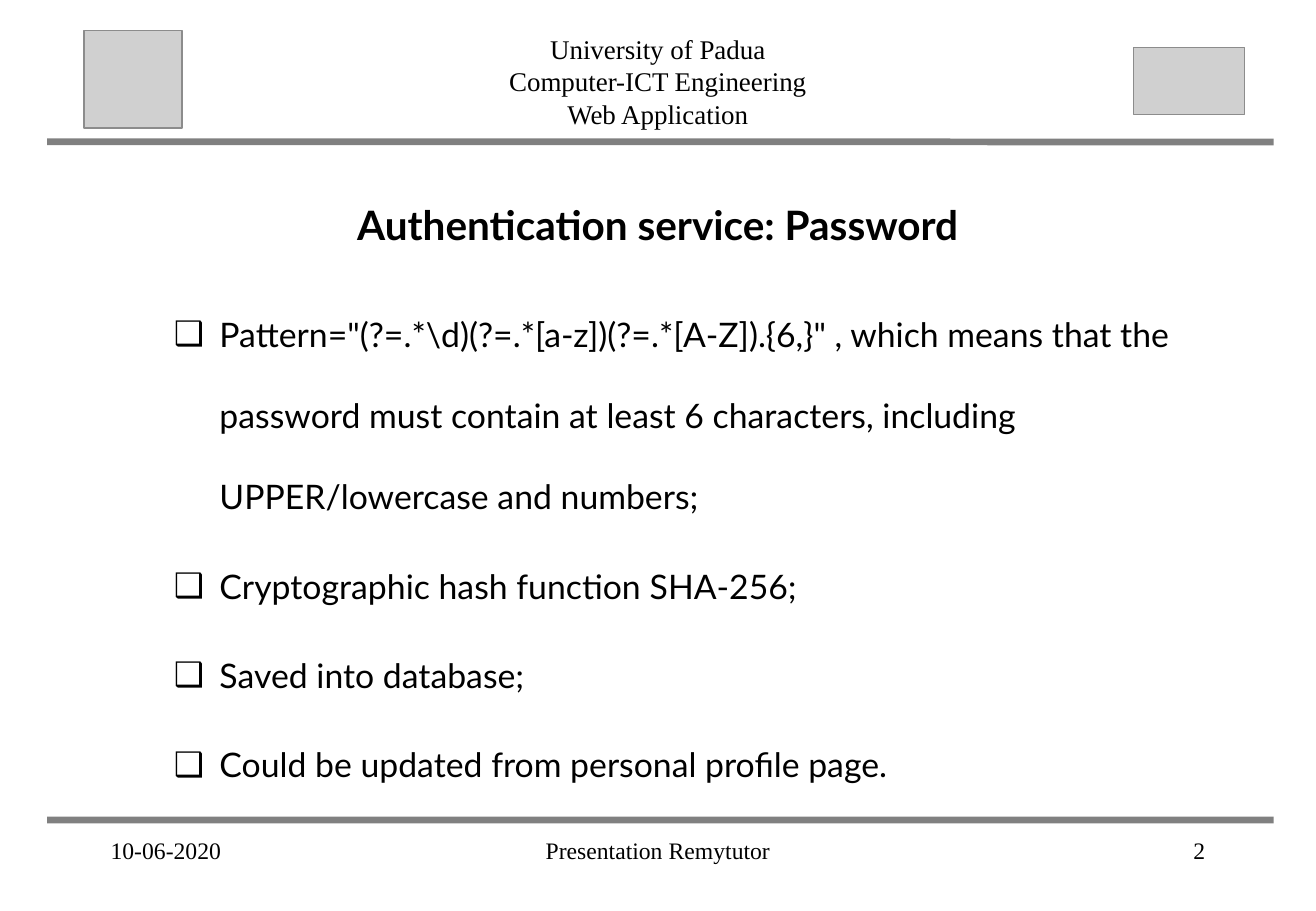
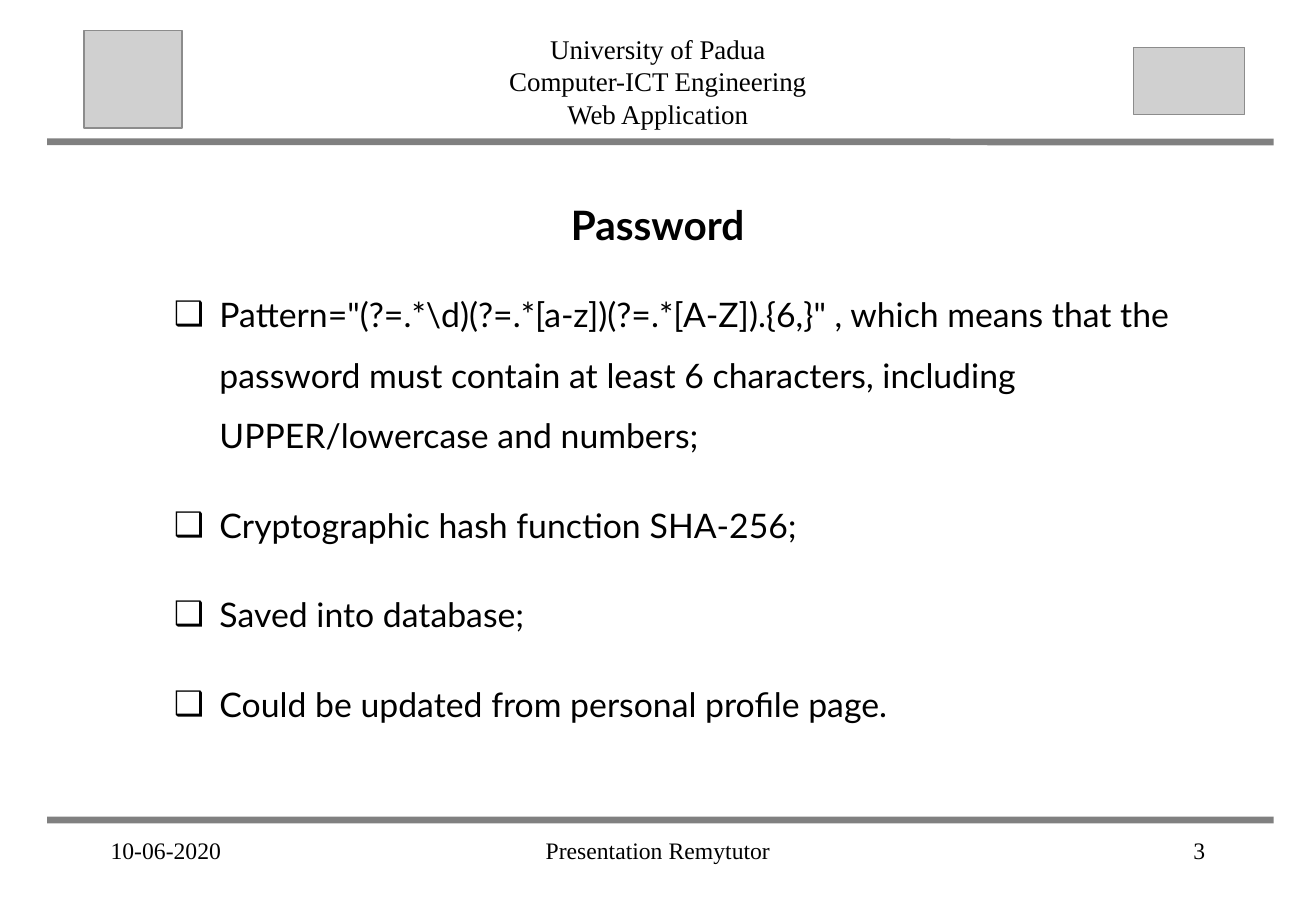
Before and after one commit to abahmadb/Web-Applications, a slide deck: slide 3 of HW2-RemuTutor-2019-2020 - Jin.ppt (slide 2 before the commit). Drawn at 1316x911 pixels with LibreOffice and Linux fonts; fonts in the diff are those of the drawing; grey boxes stand for pictures. Boxes give left, top, right and bottom in pixels: in the first picture for what was removed or moved away, otherwise in the second. Text is boxed around its words. In the diff, an @@ line names an element or a change of style, - is before the commit and + after.

```diff
--- a/HW2-RemuTutor-2019-2020 - Jin.ppt
+++ b/HW2-RemuTutor-2019-2020 - Jin.ppt
@@ text at [571, 210, 744, 241]: text changed @@
-Authentication service: Password
+Password
@@ text at [219, 301, 1169, 453]: line spacing 2 to 1.5 @@
@@ page number at [1193, 843, 1205, 860]: text changed @@
-2
+3
```
Also in this commit, not shown: 1 other slide changed, 2 slides added.
